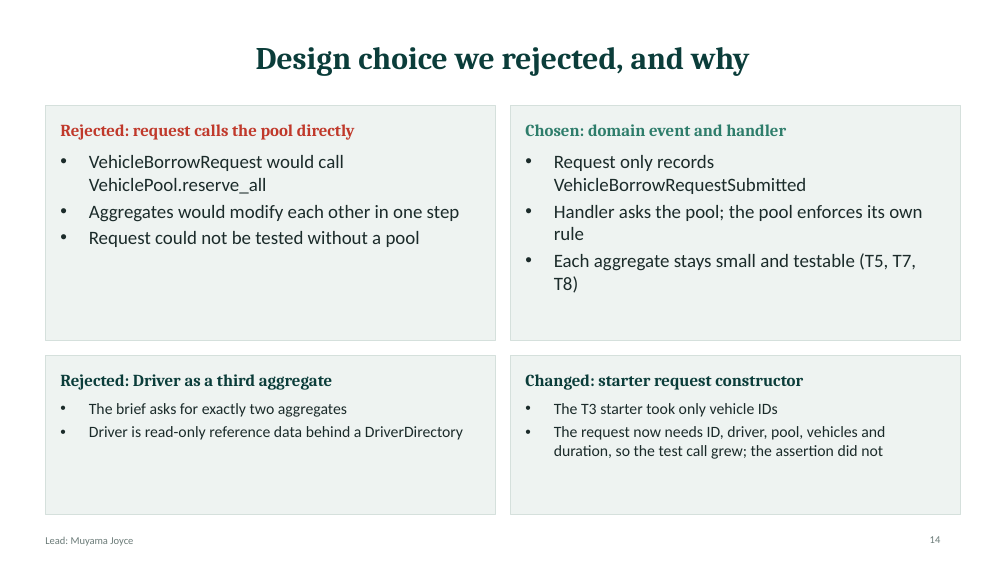
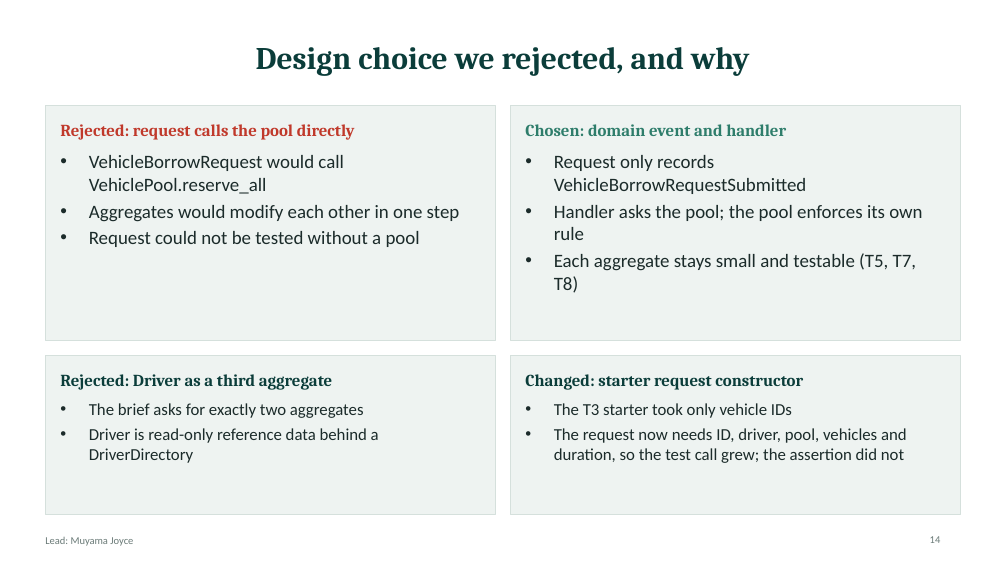
Before and after one commit to kirabo-brian/open-pool-vehicle-borrowing, a slide deck: slide 14 of Open_Pool_Vehicle_Borrowing_Slides.pptx. Drawn at 1008x567 pixels with LibreOffice and Linux fonts; fonts in the diff are those of the drawing. Boxes give left, top, right and bottom in pixels: in the first picture for what was removed or moved away, otherwise in the second. Text is boxed around its words. In the diff, an @@ line names an element or a change of style, - is before the commit and + after.

```diff
--- a/Open_Pool_Vehicle_Borrowing_Slides.pptx
+++ b/Open_Pool_Vehicle_Borrowing_Slides.pptx
@@ text "The brief asks for exactly ..." at bbox=[89, 403, 379, 463]: size 15 to 16 pt @@
@@ text "The T3 starter took only ..." at bbox=[554, 403, 907, 463]: size 15 to 16 pt @@
```
Also in this commit, not shown: 8 other slides changed, 10 other files.
